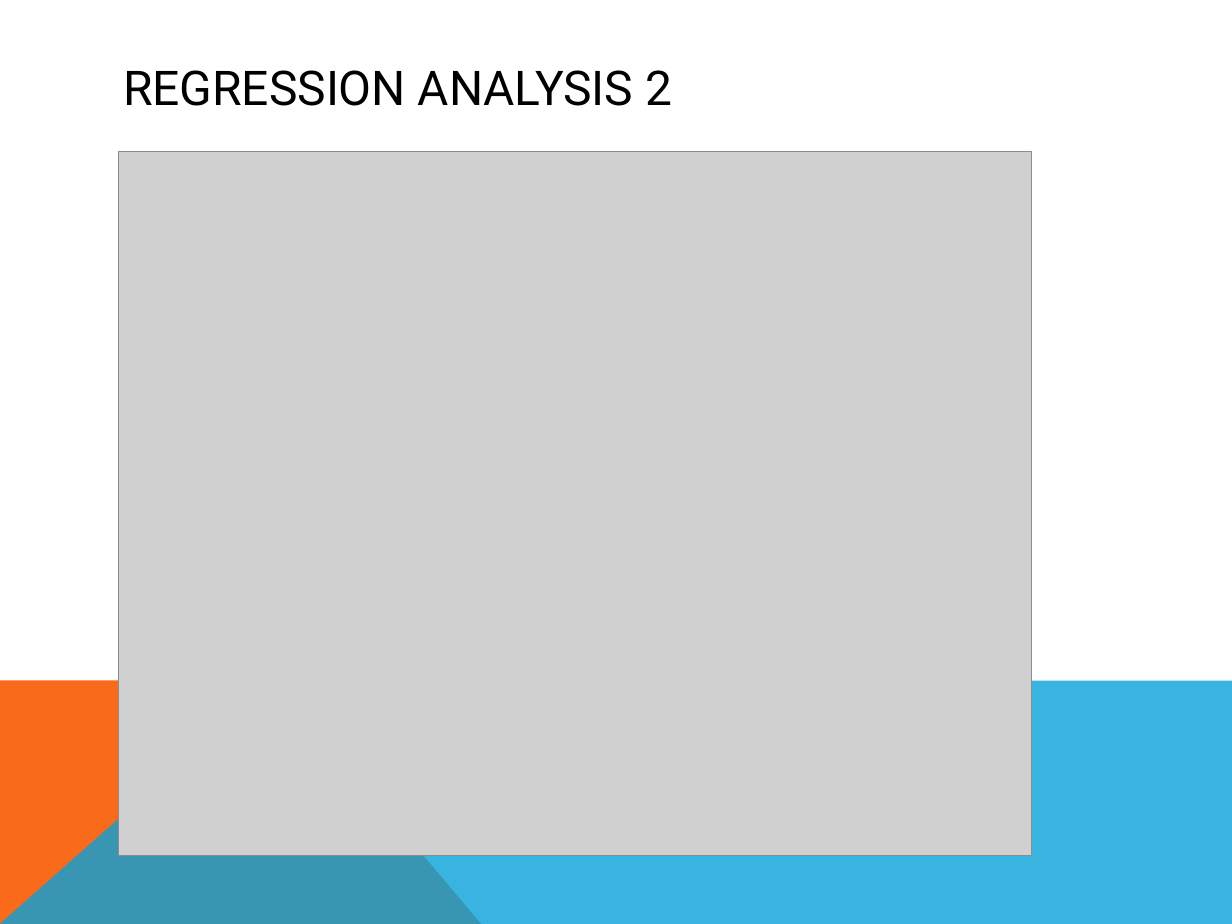
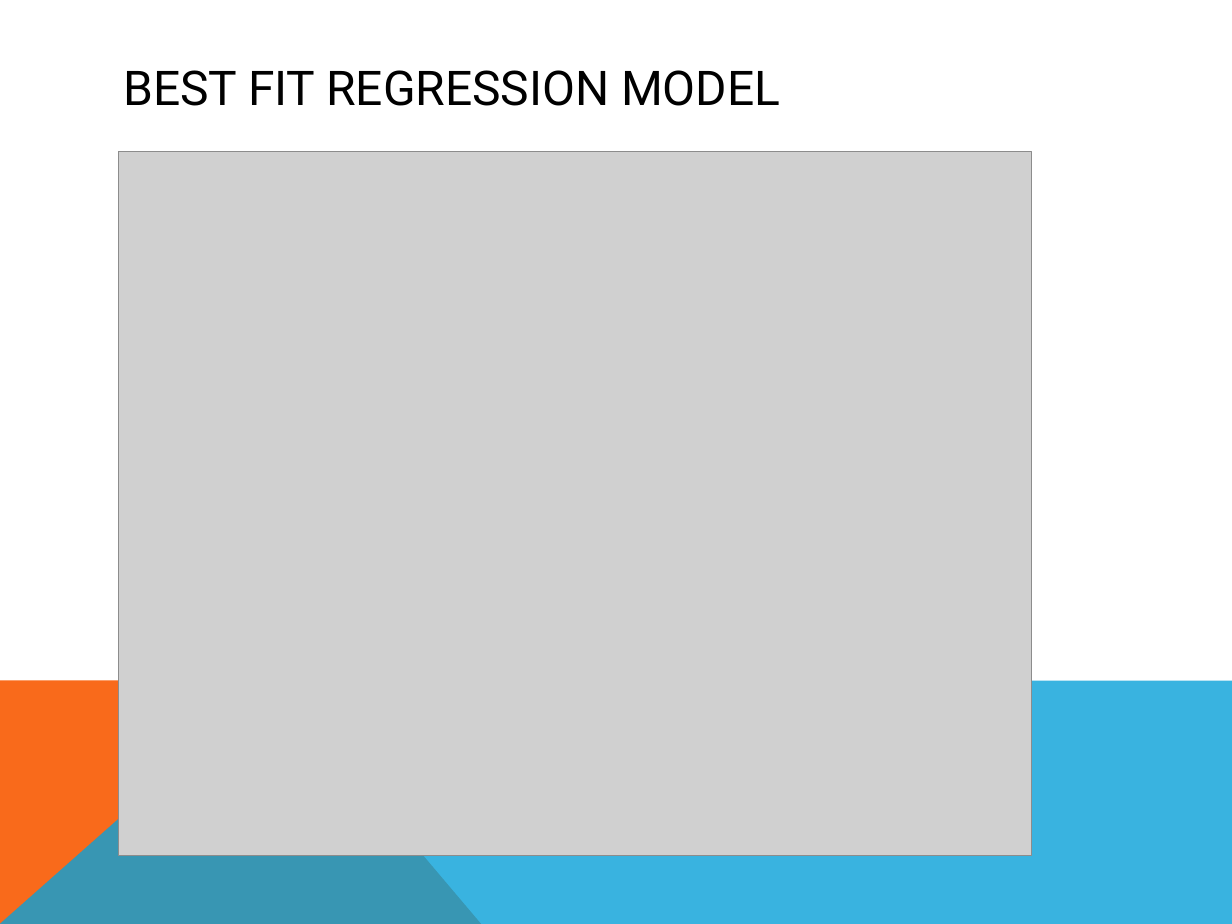
Before and after one commit to lkim016/Demo, a slide deck: slide 8 of Presentation1.pptx. Drawn at 1232x924 pixels with LibreOffice and Linux fonts; fonts in the diff are those of the drawing; grey boxes stand for pictures. Boxes give left, top, right and bottom in pixels: in the first picture for what was removed or moved away, otherwise in the second. Text is boxed around its words. In the diff, an @@ line names an element or a change of style, - is before the commit and + after.

```diff
--- a/Presentation1.pptx
+++ b/Presentation1.pptx
@@ title at <box>123,70,780,106</box>: text changed @@
-REGRESSION ANALYSIS 2
+BEST FIT REGRESSION MODEL
```
Also in this commit, not shown: 2 other slides changed.
